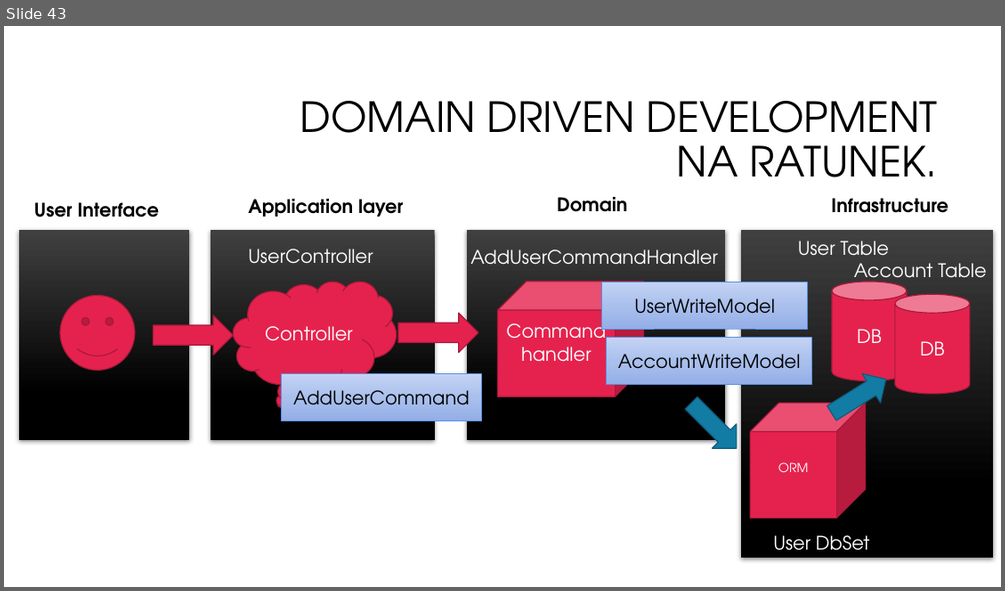
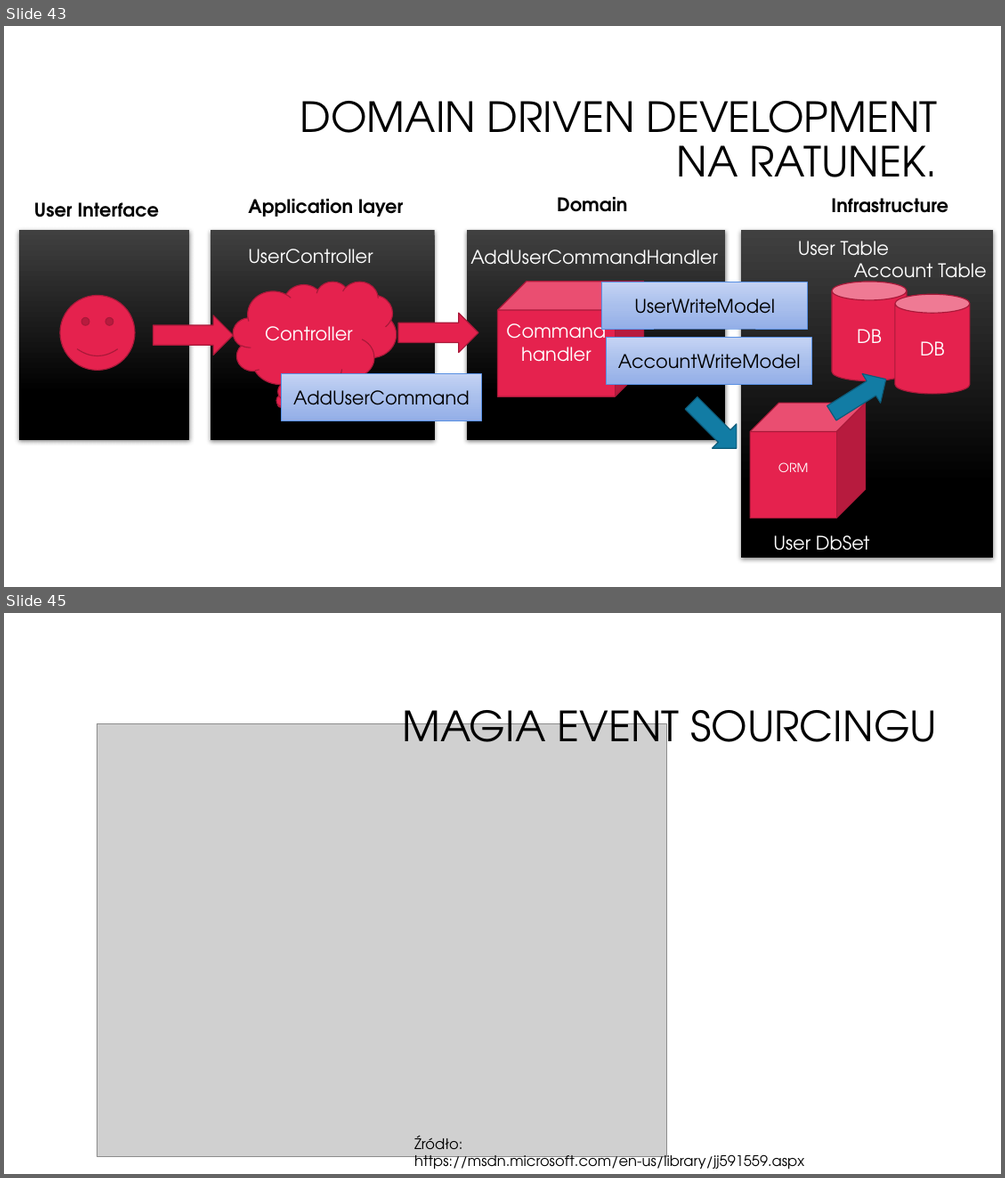
Before and after one commit to oskardudycz/EventSourcing.NetCore, a slide deck: Slides.pptx. Shown one above the other, each under a label of ours: slide 43 before the commit, slides 43 and 45 after it; the slides between them are not shown. The pictures are 1005x591 and 1005x1178 pixels, drawn with LibreOffice and Linux fonts; fonts in the diff are those of the drawing; grey boxes stand for pictures; background and template pictures are left out. Boxes give left, top, right and bottom in pixels: in the first picture for what was removed or moved away, otherwise in the second. Text is boxed around its words. In the diff, an @@ line names an element or a change of style, - is before the commit and + after.

Commit message:
Event sourcing slides

```diff
--- a/Slides.pptx
+++ b/Slides.pptx
@@ slide 45 added at [4, 613, 1001, 1174], background #FFFFFF @@
@@ title added at [402, 698, 937, 761], 40 pt, text #000000 @@
+MAGIA EVENT SOURCINGU
@@ picture added at [97, 723, 666, 1156] @@
@@ text added at [414, 1135, 804, 1168], 14 pt, text #000000 @@
+Źródło: https://msdn.microsoft.com/en-us/library/jj591559.aspx
```
Also in this commit, not shown: 1 slide changed, 4 other slides added.
